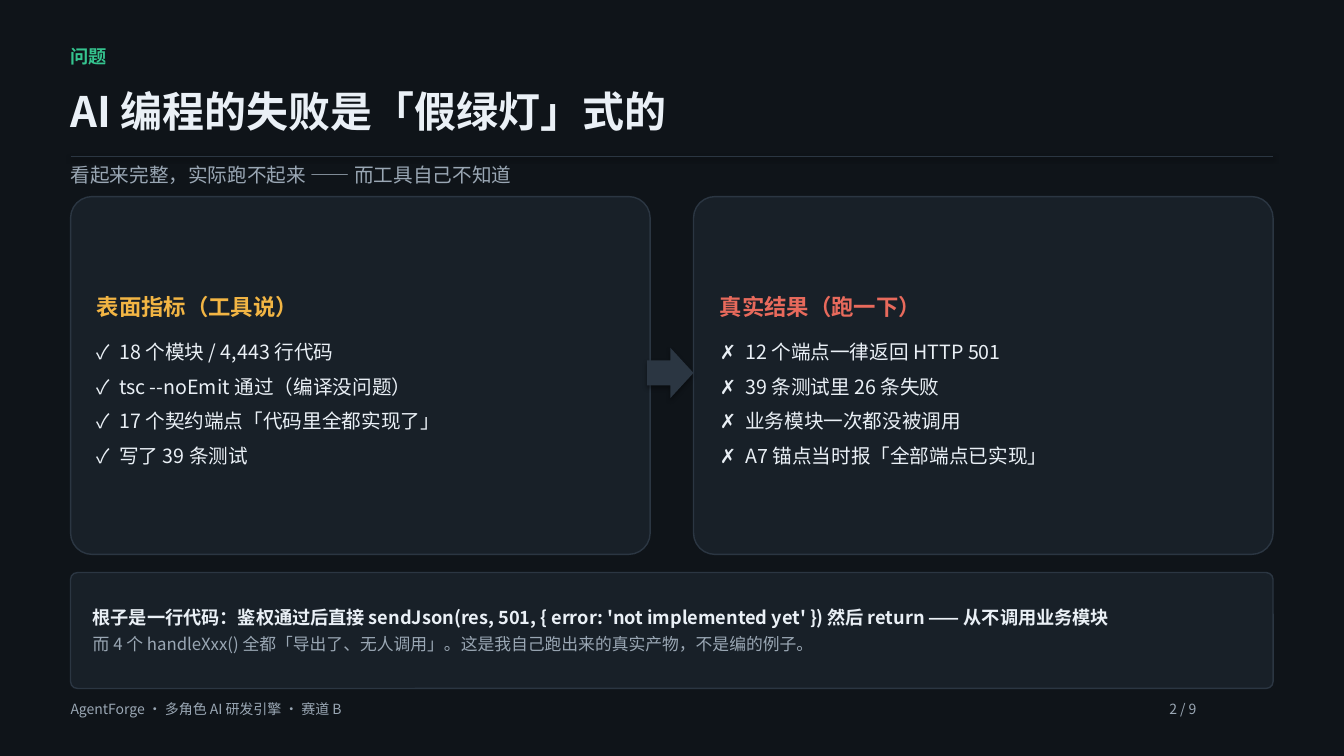
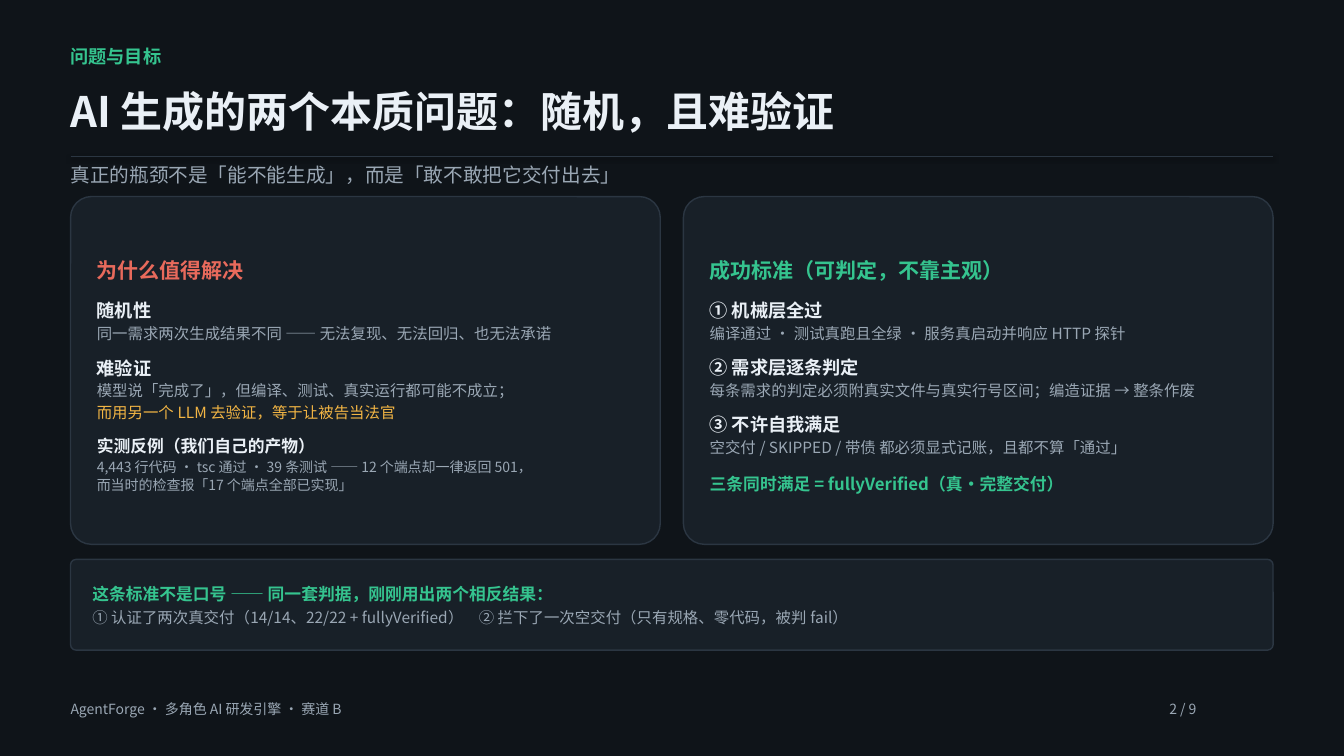
Before and after one commit to liezhuren/agentforge, a slide deck: slide 2 of docs/competition/AgentForge-赛道B.pptx. Drawn at 1344x756 pixels with LibreOffice and Linux fonts; fonts in the diff are those of the drawing. Boxes give left, top, right and bottom in pixels: in the first picture for what was removed or moved away, otherwise in the second. Text is boxed around its words. In the diff, an @@ line names an element or a change of style, - is before the commit and + after.

Commit message:
docs(pptx): 重做第 1-2 页 —— 从「我的调试日记」改成「项目概述 + 问题与目标」
批评是对的：原来的第 1 页是标题+一句口号，第 2 页讲的是我自己踩的坑
（28 条挂 501、输入 token 恒定），读起来像开发日志，不是在讲产品要解决什么。

新的两页：

**第 1 页 · 项目概述**
左「解决什么问题」：① 上下文越长目标偏移越严重（复杂任务必然长上下文）
② 单次生成质量不稳（同一需求两次结果不同）③ 结果难以验证（看起来做完≠做完）
右「最终做出了什么」：多角色研发引擎（8 阶段 / 11 条锚点 / LLM 只产出不裁决）；
产物 A 可运行系统（茶歇 22/22 测试、33/33 端到端）；产物 B 可复核交付结论（14/14、22/22，fullyVerified）

**第 2 页 · 问题与目标**
标题改成判断句：AI 生成的两个本质问题 —— 随机，且难验证。
左「为什么值得解决」：随机性让结果不可复现；难验证让结果不可交付；
而用另一个 LLM 当裁判 = 让被告当法官（保留一条我们自己的实测反例作证据）
右「成功标准」三条可判定：① 机械层全过（编译/测试真跑/服务真探针）
② 需求层逐条判定（证据必须真实文件+真实行号，编造即作废）③ 不许自我满足
（空交付 / SKIPPED / 带债 都显式记账且不算通过）=> fullyVerified
底部：同一套判据刚用出两个相反结果 —— 认证两次真交付、拦下一次空交付

同步：
- 第 3 页、第 8 页的成果数字更新为「两次完整交付（14/14 与 22/22）」
- PPT 里 markdown 星号会被当字面量印出来，已清掉；第 1 页面板高度收紧
- 07 讲稿的第 1、2 页讲稿按新逻辑重写（含口播词）
- PPTX 与 PDF 均已重新导出

```diff
--- a/docs/competition/AgentForge-赛道B.pptx
+++ b/docs/competition/AgentForge-赛道B.pptx
@@ text at (71,47,162,65): text changed @@
-问题
+问题与目标
@@ text at (71,91,835,133): text changed @@
-AI 编程的失败是「假绿灯」式的
+AI 生成的两个本质问题：随机，且难验证
@@ text at (71,165,621,184): text changed @@
-看起来完整，实际跑不起来 —— 而工具自己不知道
+真正的瓶颈不是「能不能生成」，而是「敢不敢把它交付出去」
@@ rounded rectangle "为什么值得解决": place and size @@
-rounded rectangle "为什么值得解决" at (71,197,650,555)
+rounded rectangle "为什么值得解决" at (71,197,660,544)
@@ rounded rectangle "成功标准（可判定，不靠主观）": place and size @@
-rounded rectangle "成功标准（可判定，不靠主观）" at (694,197,1273,555)
+rounded rectangle "成功标准（可判定，不靠主观）" at (684,197,1273,544)
@@ text in rounded rectangle at (97,260,551,491): text changed; size 14 to 11 pt; text colour #EAF0F6 to #9AA7B4 @@
-表面指标（工具说）
-✓ 18 个模块 / 4,443 行代码
-✓ tsc --noEmit 通过（编译没问题）
-✓ 17 个契约端点「代码里全都实现了」
-✓ 写了 39 条测试
+为什么值得解决
+随机性
+同一需求两次生成结果不同 —— 无法复现、无法回归、也无法承诺
+难验证
+模型说「完成了」，但编译、测试、真实运行都可能不成立；
+而用另一个 LLM 去验证，等于让被告当法官
+实测反例（我们自己的产物）
+4,443 行代码 · tsc 通过 · 39 条测试 —— 12 个端点却一律返回 501，
+而当时的检查报「17 个端点全部已实现」
@@ text in rounded rectangle at (710,260,1195,494): text changed; size 14 to 11 pt; text colour #EAF0F6 to #9AA7B4 @@
-真实结果（跑一下）
-✗ 12 个端点一律返回 HTTP 501
-✗ 39 条测试里 26 条失败
-✗ 业务模块一次都没被调用
-✗ A7 锚点当时报「全部端点已实现」
+成功标准（可判定，不靠主观）
+① 机械层全过
+编译通过 · 测试真跑且全绿 · 服务真启动并响应 HTTP 探针
+② 需求层逐条判定
+每条需求的判定必须附真实文件与真实行号区间；编造证据 → 整条作废
+③ 不许自我满足
+空交付 / SKIPPED / 带债 都必须显式记账，且都不算「通过」
+三条同时满足 = fullyVerified（真·完整交付）
@@ right arrow removed at (647,348,694,398) @@
@@ rounded rectangle added at (71,560,1273,650), fill #182028, outline #2B3642 1 pt, 11 pt, text #9AA7B4 @@
+这条标准不是口号 —— 同一套判据，刚刚用出两个相反结果：
+① 认证了两次真交付（14/14、22/22 + fullyVerified） ② 拦下了一次空交付（只有规格、零代码，被判 fail）
@@ rounded rectangle removed at (71,573,1273,689) @@
-根子是一行代码：鉴权通过后直接 sendJson(res, 501, { error: 'not implemented yet' }) 然后 return —— 从不调用业务模块
-而 4 个 handleXxx() 全都「导出了、无人调用」。这是我自己跑出来的真实产物，不是编的例子。
```
Also in this commit, not shown: 3 other slides changed, 2 other files.
